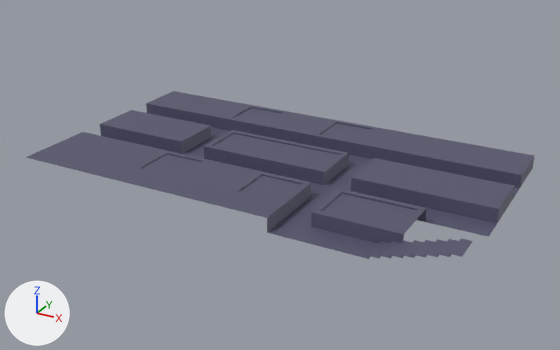
Before and after pictures for a commit that changed the glTF model assets/models/ccmap.glb.
One viewpoint serves both versions: a 50 mm camera at (12.99, -21.76, 11.14) aimed at (0.59, 0.78, -0.13). Arrows for +X, +Y and +Z are at lower left; the lights stay in place. Vertices at the same position are counted once.

In view in the first picture: 'Map'.
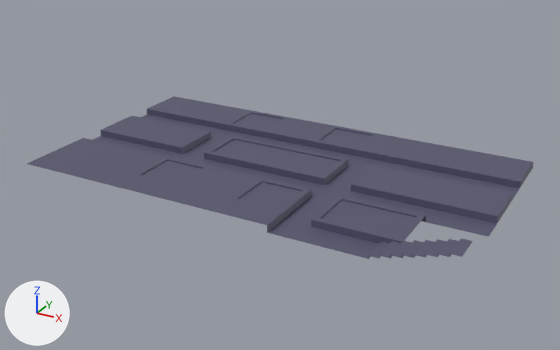
The change, as a list of edits to the scene's bpy script:
```text
Change me_plane_003:
    where me_plane_003.from_pydata(...)  # 407 vertices, 731 faces; spans x -7.5..8.5, y -3.5..5.5, z 0.0..0.8
    used by ob_map; location = (0.0, 0.0, 0.0)
    me_plane_003 part 1: 270 of the vertices in x -7.5..8.5, y -3.5..5.5, z 0.4..0.5 are moved by (0.0, 0.0, -0.2)
    me_plane_003 part 2: 727 kept faces spanning x -7.5..8.5, y -3.5..5.5, z 0.0..0.8 get new texture (UV) coordinates
```

Pixel boxes (x1, y1, x2, y2) of what changed, in the pictures (560 x 350 px; the box of a moved part takes in the faces that stretch with it):
'Map', reshaped
    before: (26, 91, 534, 259)
    after: (27, 96, 534, 259)
part 1 of me_plane_003, moved or reshaped
    before: (26, 91, 534, 241)
    after: (27, 96, 534, 243)
part 2 of me_plane_003, surface changed
    before: (108, 127, 517, 244)
    after: (93, 114, 517, 244)
